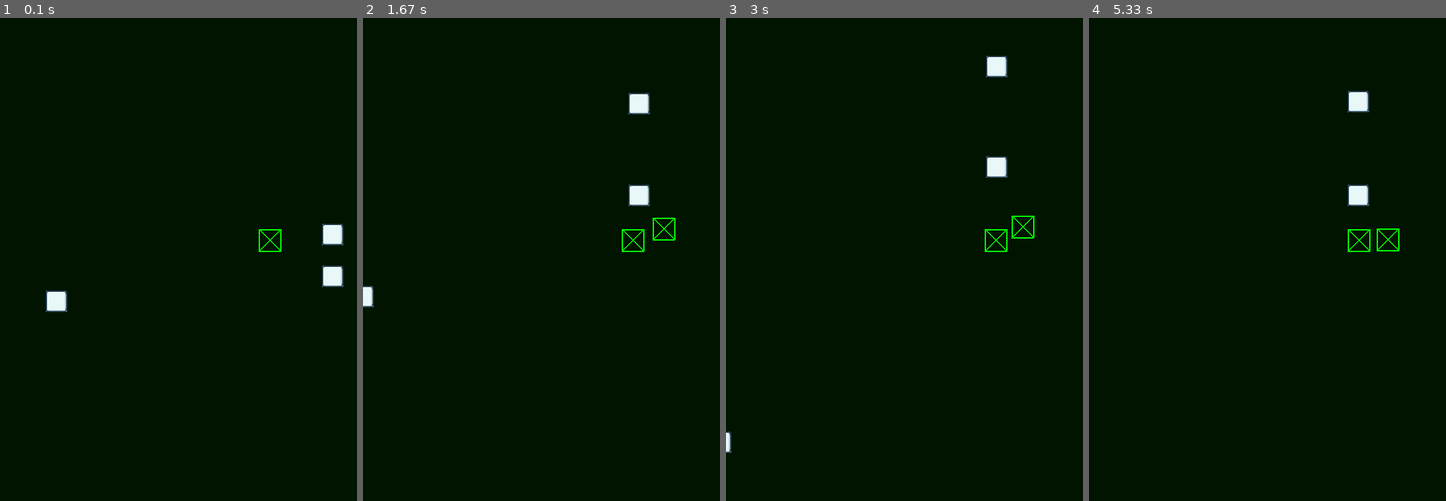
Above: before the commit, frames 1-4 (left to right).
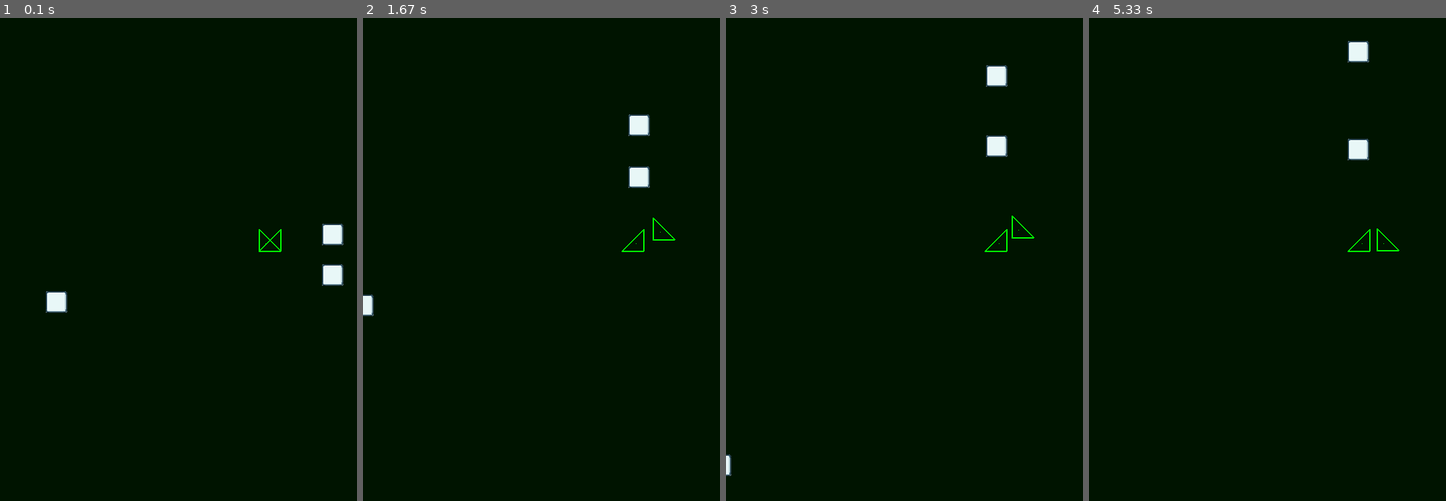
Above: after the commit, the same moments.

Repository: njtan142/pygame-like-unity
Game: pygame game, started from main.py
Two runs of this game, one before a commit and one after it. Both use one fixed random seed, a clock stepped at 60 frames per second and the inputs below.
Inputs (mouse positions are in pixels of both pictures, inside the frame that each line leads up to):
- Up to frame 1 (0.1 s): no input
- Up to frame 2 (1.67 s): click (630, 240) at 0.38 s; hold D 0.67-1.13 s; move the mouse to (612, 264) at 0.7 s; tap Space at 0.73, 1.03, 1.57 s; click (634, 273) at 1.22 s; hold W from 1.5 s (still down)
- Up to frame 3 (3 s): release W at 1.8 s; hold D 1.83-2.3 s; tap Space at 1.9, 2.2, 2.4, 2.7, 2.97 s; hold A 2.33-2.87 s; hold S from 2.9 s (still down)
- Up to frame 4 (5.33 s): release S at 3.2 s; hold A 3.23-3.63 s; tap Space at 3.3, 3.6, 3.73, 4.13, 4.43, 4.8, 5.2 s; hold W 3.67-4.03 s; hold D 4.07-4.7 s; hold S 4.73-5.1 s; hold A from 5.13 s (still down)

The runs differ from the first frame. In frame 1, 0.1% of the frame differs, in the area x 12-97%, y 43-62%; in frame 2, 1.3%, in the area x 0-88%, y 15-62%; in frame 3, 1.0%; in frame 4, 1.2%.

Commit message:
Nearest Distance Detection in collisions

Diff:
--- a/Collision.py
+++ b/Collision.py
@@ -1,5 +1,11 @@
 import math
 import random
+
+def distance(point1, point2):
+    x = (point2[0] - point1[0]) ** 2
+    y = (point2[1] - point1[1]) ** 2
+    return (x + y) ** 0.5
+
 
 
 class Collision:
@@ -7,10 +13,11 @@
     def __init__(self, points, pygame):
         self.points = points
         self.edges = self.get_edges()
-        self.sides = None
+        self.sides = self.calculate_sides()
         self.pygame = pygame
-        self.origin = None
-        self.calculate_origin()
+        self.origin = self.calculate_origin()
+        print(self.sides)
+
 
     def draw_lines(self, screen):
         for edge in self.edges:
@@ -30,7 +37,7 @@
             mean_y += y
         mean_x = mean_x / len(self.points)
         mean_y = mean_y / len(self.points)
-        self.origin = (mean_x, mean_y)
+        return (mean_x, mean_y)
 
     def get_edges(self):
         edges = []
@@ -46,4 +53,31 @@
         for i in range(len(self.points)):
             self.points[i] = self.points[i][0] + horizontal, self.points[i][1] + vertical
         self.edges = self.get_edges()
-        self.calculate_origin()
+        self.origin = self.calculate_origin()
+        self.sides = self.calculate_sides()
+
+    def calculate_sides(self):
+        sides = []
+        for edge in self.edges:
+            x = edge[0][0] + edge[1][0]
+            y = edge[0][1] + edge[1][1]
+            sides.append((x/2,y/2))
+        return sides
+
+    def point_collision(self, point):
+        index = 0
+        nearest_point = None
+        nearest_distance = None
+        for side in self.sides:
+            d = distance(point, side)
+            if nearest_distance is None:
+                nearest_distance = d
+                nearest_point = side
+            elif nearest_distance > d:
+                nearest_distance = d
+                nearest_point = side
+        return nearest_point, nearest_distance, point
+
+    def multiple_collision(self, points):
+        for point in points:
+            print(self.point_collision(point))
--- a/main.py
+++ b/main.py
@@ -5,7 +5,7 @@
 from Collision import Collision
 
 pygame.init()
-screen = pygame.display.set_mode((800, 800), pygame.FULLSCREEN | pygame.SCALED)
+screen = pygame.display.set_mode((800, 800))
 container = GameObject("container")
 test = GameObject("test", -400, 0, 0, -1)
 test2 = GameObject("test2", 10, 40, 0, -1)
@@ -34,7 +34,7 @@
                      test2.renderer.to_render.surface.get_height())
                     )
 test2.add_component("physics",
-                    (50, 0, 0.005, True, False)
+                    (20, 0, 0.005, True, False)
                     )
 test3.add_component("image_renderer",
                     "assets/block.png"
@@ -52,13 +52,15 @@
                    (20, 0, 0.005, False, True))
 
 polygon = Collision(
-    [(-16, 16),
-     (16, 16),
+    [
+    (-16, 16),
+     # (16, 16),
      (16, -16),
      (-16, -16)], pygame
 )
 nope = Collision(
-    [(-16, 16),
+    [
+    # (-16, 16),
      (16, 16),
      (16, -16),
      (-16, -16)], pygame
@@ -78,6 +80,9 @@
                 running = False
             if event.key == pygame.K_SPACE:
                 test2.physics.velocity.y = 300
+        if event.type == pygame.MOUSEBUTTONDOWN:
+            polygon.multiple_collision([(pygame.mouse.get_pos()[0] - screen.get_width()/2,
+                                     -pygame.mouse.get_pos()[1] + screen.get_height()/2)])
 
 
 current_time_dt = dt.now()
